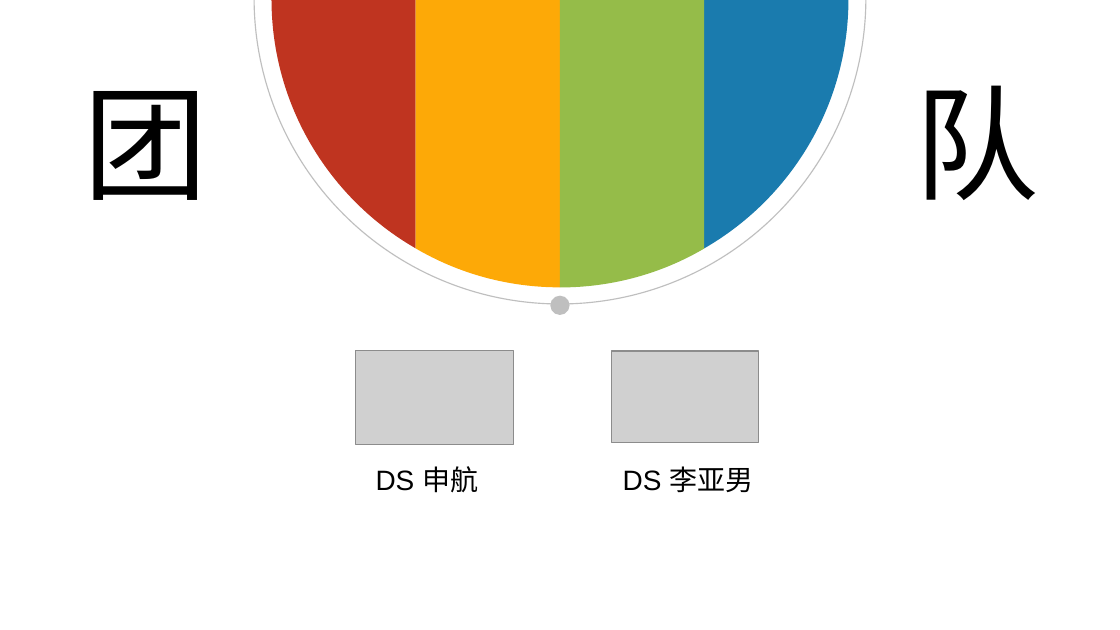
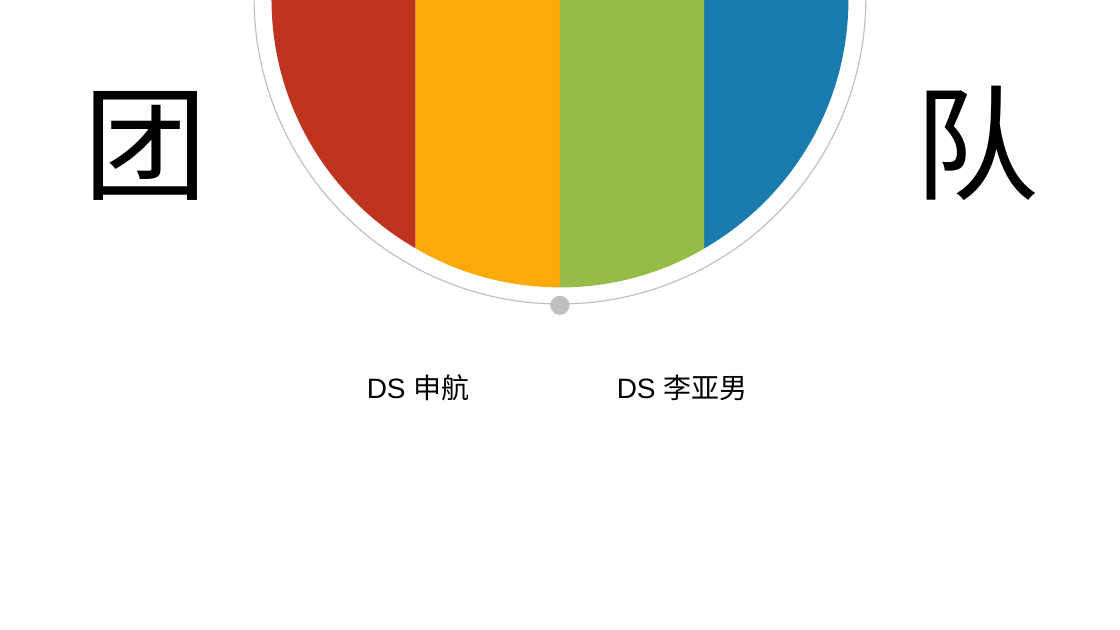
Before and after one commit to AndyShen105/aep-kv, a slide deck: slide 2 of doc/基于AEP的可持久化KV存储.pptx. Drawn at 1120x630 pixels with LibreOffice and Linux fonts; fonts in the diff are those of the drawing; grey boxes stand for pictures. Boxes give left, top, right and bottom in pixels: in the first picture for what was removed or moved away, otherwise in the second. Text is boxed around its words. In the diff, an @@ line names an element or a change of style, - is before the commit and + after.

Commit message:
1.update pdf and ppt

```diff
--- a/doc/基于AEP的可持久化KV存储.pptx
+++ b/doc/基于AEP的可持久化KV存储.pptx
@@ picture removed at [356,351,514,444] @@
@@ picture removed at [612,351,758,442] @@
@@ text "DS 申航": place and size @@
-text "DS 申航" at [376,466,478,493]
+text "DS 申航" at [367,374,469,401]
@@ text "DS 李亚男": place and size @@
-text "DS 李亚男" at [623,466,753,492]
+text "DS 李亚男" at [617,374,747,400]
```
Also in this commit, not shown: 5 other slides changed, 16 slides added, 6 slides removed, 1 other file.
